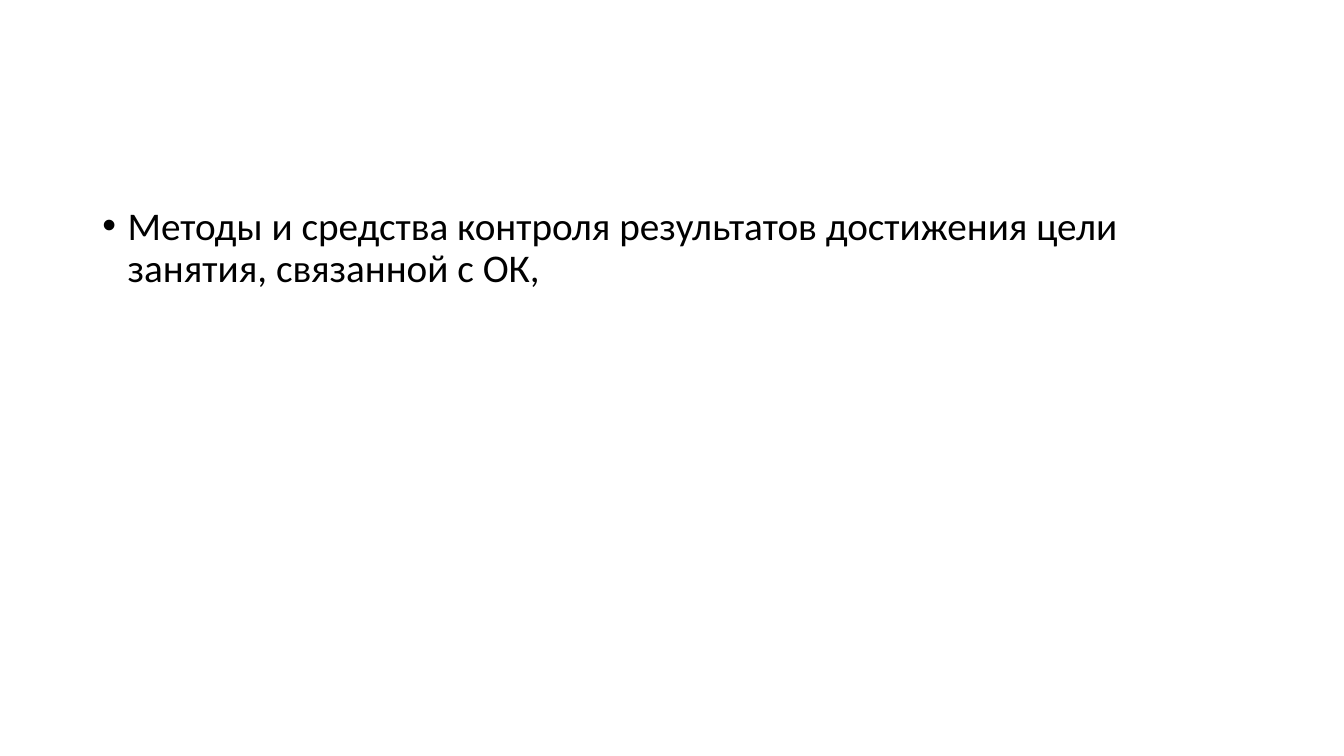
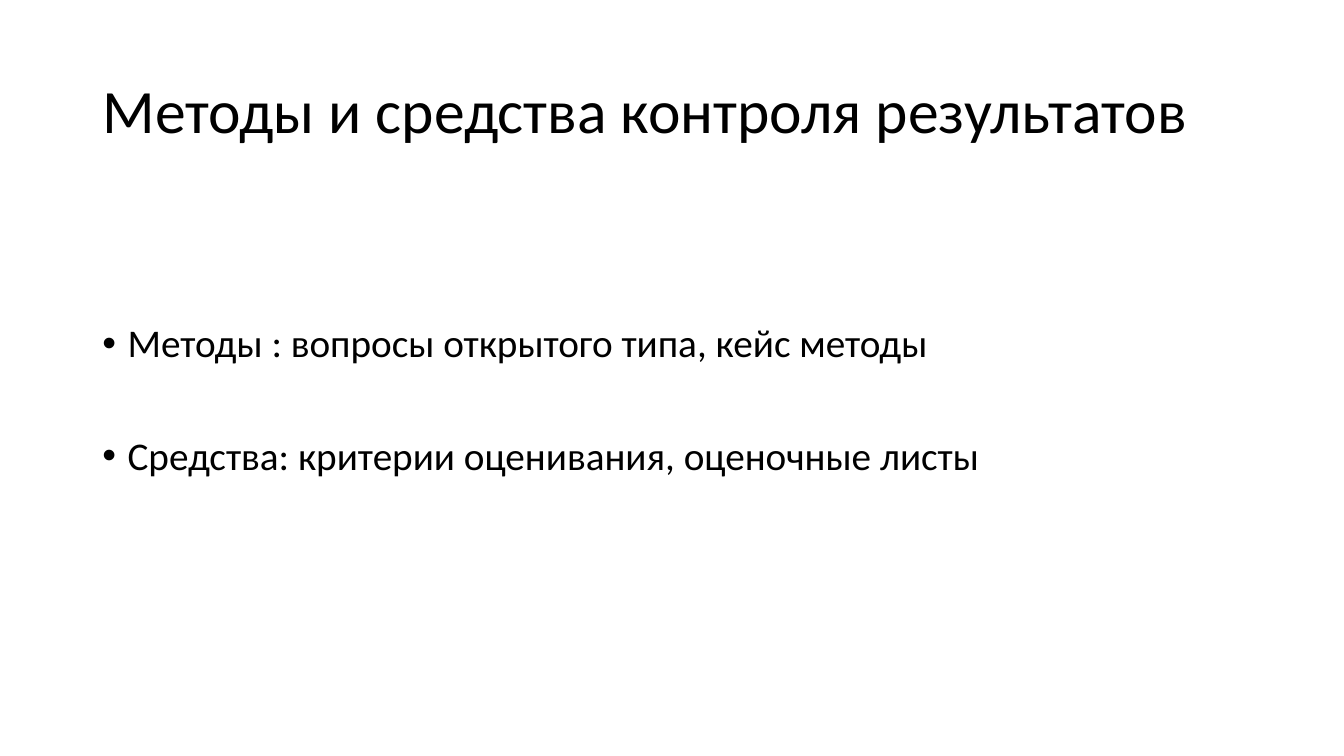
Before and after one commit to Readypablo/fgos, a slide deck: slide 7 of фгос candom правка.pptx. Drawn at 1344x756 pixels with LibreOffice and Linux fonts; fonts in the diff are those of the drawing. Boxes give left, top, right and bottom in pixels: in the first picture for what was removed or moved away, otherwise in the second. Text is boxed around its words. In the diff, an @@ line names an element or a change of style, - is before the commit and + after.

```diff
--- a/фгос candom правка.pptx
+++ b/фгос candom правка.pptx
@@ title added at box(102, 93, 1187, 143), 44 pt, text #000000 @@
+Методы и средства контроля результатов
@@ text at box(128, 330, 979, 477): text changed @@
-• Методы и средства контроля результатов достижения цели занятия, связанной с ОК,
+• Методы : вопросы открытого типа, кейс методы
+• Средства: критерии оценивания, оценочные листы
```
Also in this commit, not shown: 2 other slides changed, 3 slides removed, 1 other file.
